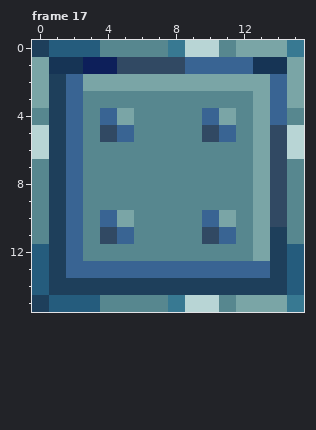
Edited in one commit: pixel-art file (public/assets/graphics/snek-pipes.ase). The picture above was drawn from the file before the commit.
16x16 pixels, 119 frames. Colours within 5 levels of each other are drawn and written as one. Shown: frame 17. The commit also changed other frames, which this record leaves out.
New version:
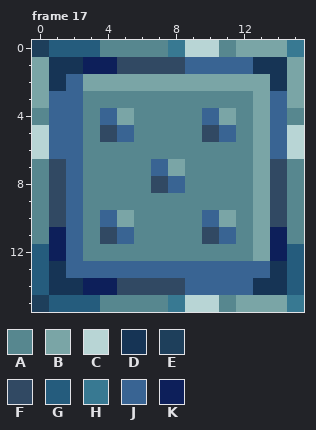
Palette (. is transparent): A #57878f  B #7aa5a6  C #b8d5d5  D #163455  E #1e3f5b  F #314963  G #255c7d  H #387992  J #396493  K #0d1f5a
The exact change:
--- frame 17, layer "Layer 1"
@@ x 0..15 @@
  1 BDDKKFFFFJJJJDDB
- 2 BEJBBBBBBBBBBBJB
- 3 BEJAAAAAAAAAABJB
- 4 AEJAJBAAAAJBABJA
- 5 CEJAFJAAAAFJABFC
- 6 CEJAAAAAAAAAABFC
- 7 AEJAAAAAAAAAABFA
- 8 AEJAAAAAAAAAABFA
- 9 AEJAAAAAAAAAABFA
-10 AEJAJBAAAAJBABFA
-11 AEJAFJAAAAFJABEA
-12 GEJAAAAAAAAAABEG
-13 GEJJJJJJJJJJJJEG
-14 GEEEEEEEEEEEEEEG
+ 2 BDJBBBBBBBBBBBDB
+ 3 BJJAAAAAAAAAABJB
+ 4 AJJAJBAAAAJBABJA
+ 5 CJJAFJAAAAFJABJC
+ 6 CJJAAAAAAAAAABJC
+ 7 AFJAAAAJBAAAABFA
+ 8 AFJAAAAFJAAAABFA
+ 9 AFJAAAAAAAAAABFA
+10 AFJAJBAAAAJBABFA
+11 AKJAFJAAAAFJABKA
+12 GKJAAAAAAAAAABKG
+13 GDJJJJJJJJJJJJDG
+14 GDDKKFFFFJJJJDDG
 15 EGGGAAAAHCCABBBH
Changed places in both pictures, as pixel boxes (x1, y1, x2, y2):
changed: (49, 74, 287, 295)
